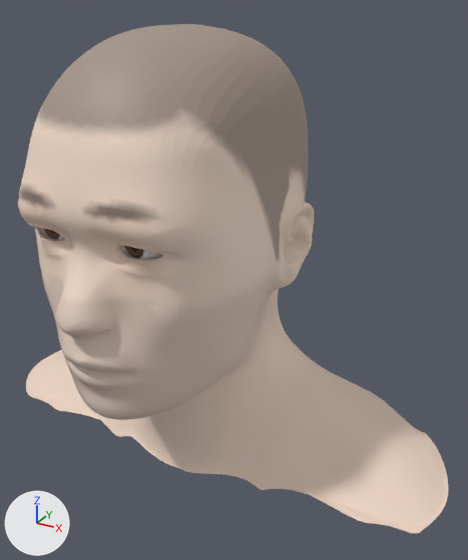
Two versions of the glTF model frontend/assets/head.glb, one commit apart.
Before and after are seen from a 50 mm lens placed at (0.718, -1.074, 0.497), pointed at (0.102, 0.047, -0.063). Arrows for +X, +Y and +Z are at lower left; the lights stay in place. The picture after the commit comes second.

Names of what the first picture shows: 'skin' and 1 more.
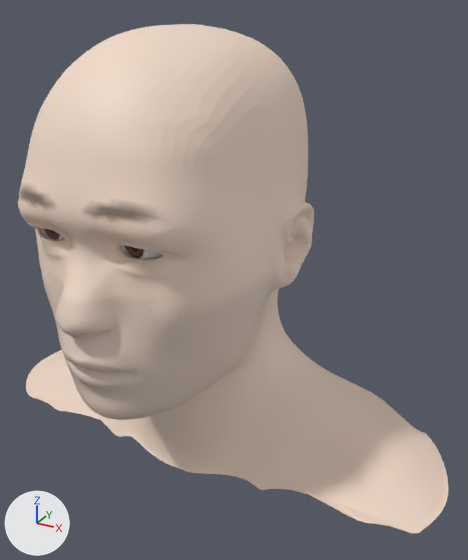
Boxes [x1, y1, x2, y2] around the edits, measured in the pictures (468 x 560 px):
part 1 of me_geometry_0, recoloured (lighter)
    both: [36, 24, 308, 264]

The change, as a diff of the scene's bpy script:
```diff
--- a/frontend/assets/head.glb.py
+++ b/frontend/assets/head.glb.py
@@ me_geometry_0 @@
 me_geometry_0.from_pydata(...)  # 18016 vertices, 36028 faces; spans x -0.595..0.594, y -0.36..0.361, z -0.538..0.447
 # used by ob_skin; location = (0.0, 0.0, 0.0)
+# me_geometry_0 part 1: 3104 faces centred in x -0.236..0.236, y -0.288..0.341, z -0.111..0.446 are repainted in the vertex colours; the middle colour goes from beige #a49488 to beige #f4ddcb
 me_geometry_0.materials.append(mat_skin)
```
